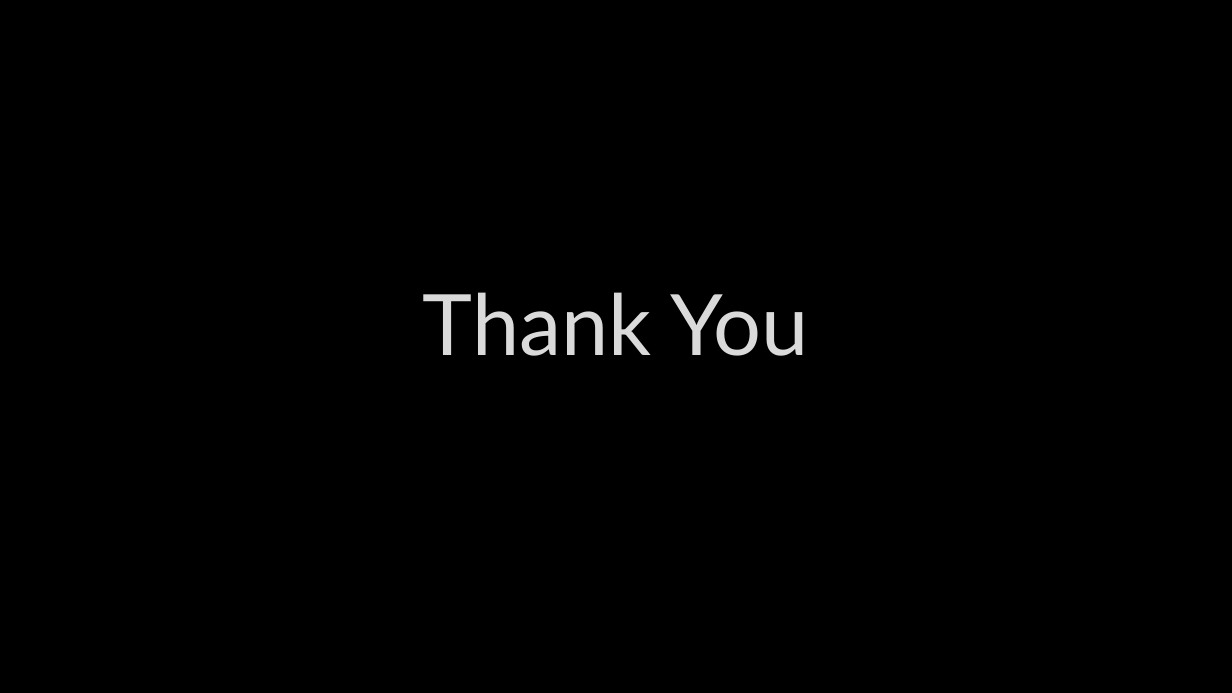
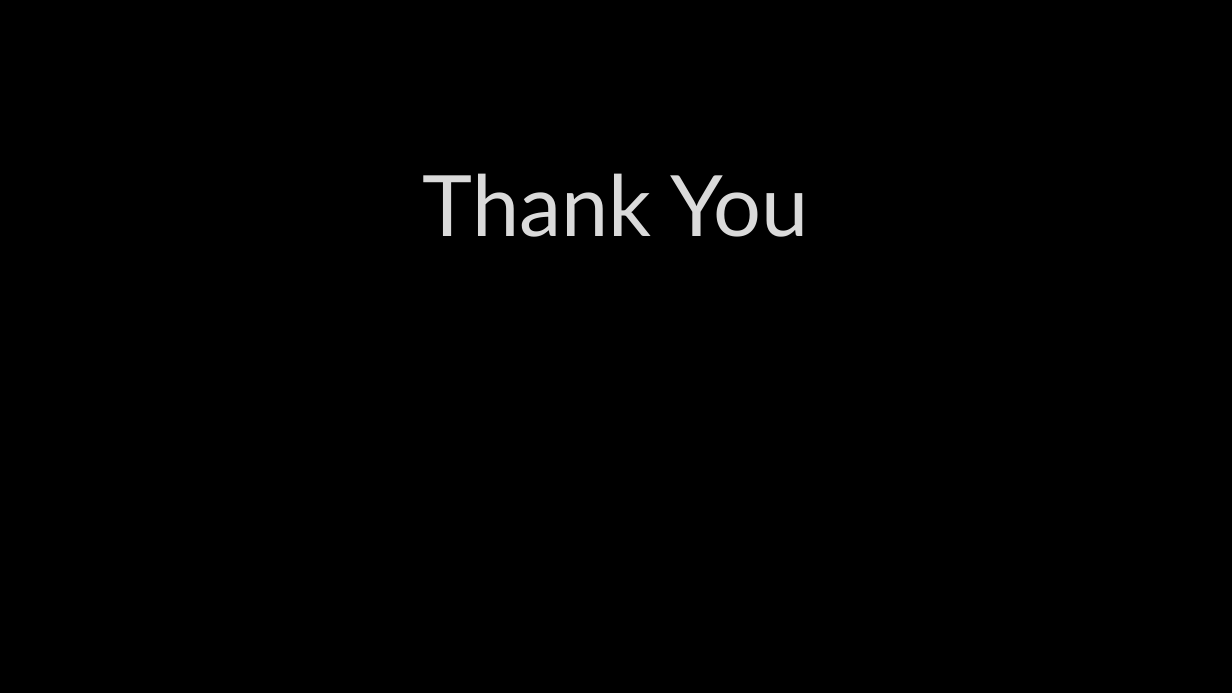
Before and after one commit to Superraptor/shttr, a slide deck: slide 7 of presentation/shttr.pptx. Drawn at 1232x693 pixels with LibreOffice and Linux fonts; fonts in the diff are those of the drawing; background and template pictures are left out. Boxes give left, top, right and bottom in pixels: in the first picture for what was removed or moved away, otherwise in the second. Text is boxed around its words. In the diff, an @@ line names an element or a change of style, - is before the commit and + after.

```diff
--- a/presentation/shttr.pptx
+++ b/presentation/shttr.pptx
@@ title "Thank You": place and size @@
-title "Thank You" at <box>423,292,809,356</box>
+title "Thank You" at <box>423,173,809,237</box>
```
Also in this commit, not shown: 2 other slides changed, 1 slide added, 1 other file.
